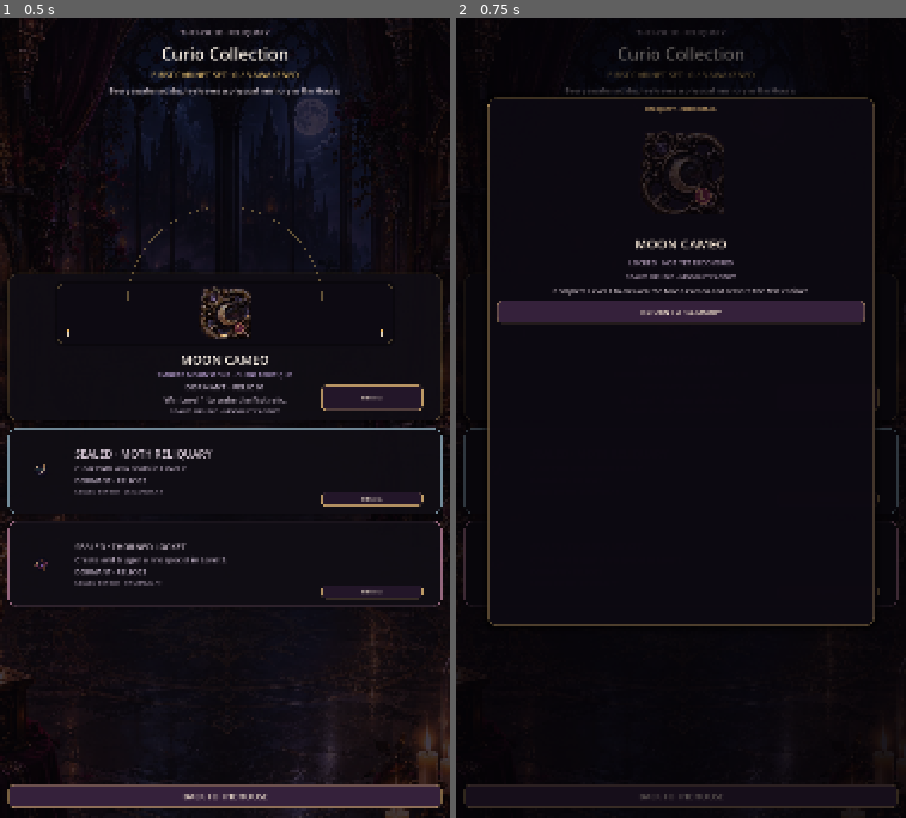
Above: before the commit, frames 1-2 (left to right).
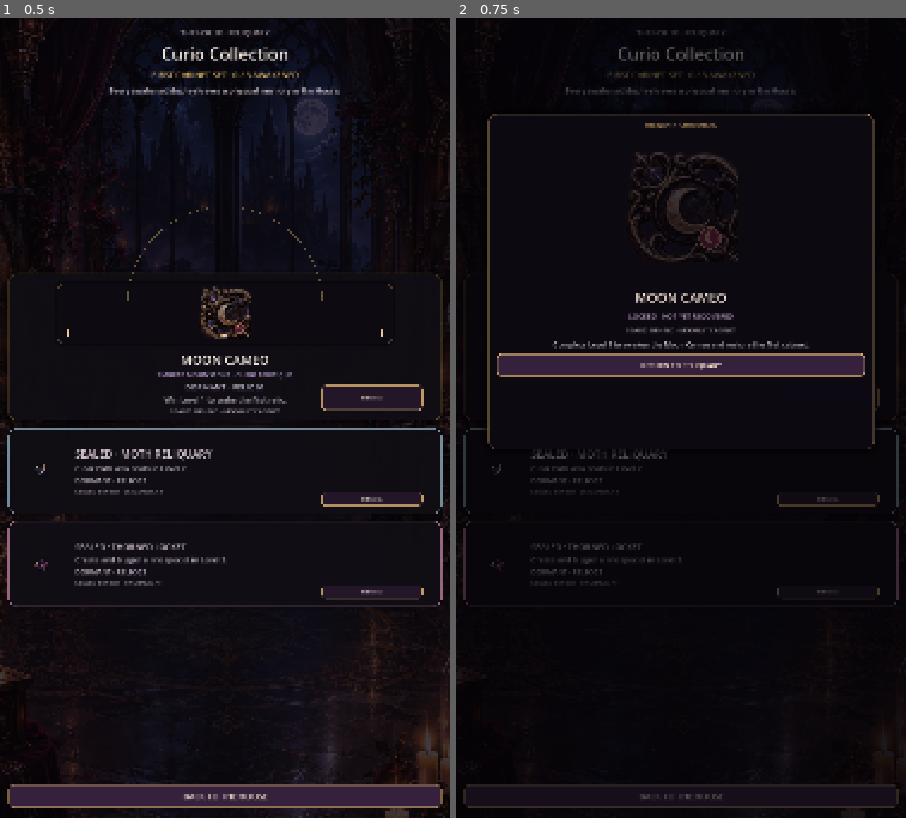
Above: after the commit, the same moments.

Repository: Jay-prodesign/akilta-match3
Game: Godot game, scene res://src/ui/collection/curio_collection.tscn
Two runs of this game, one before a commit and one after it. Both use one fixed random seed, a clock stepped at 60 frames per second and the inputs below. This scene is started directly instead of the project's main scene.
Inputs:
- Up to frame 1 (0.5 s): no input
- Up to frame 2 (0.75 s): click "DETAILS" at 0.5 s

Frame 1 is identical in both runs. In frame 2, 8.0% of the frame differs, in the area x 6-94%, y 9-76%.

Commit message:
Tighten Curio detail around the hero object

Diff:
--- a/src/ui/collection/curio_collection.gd
+++ b/src/ui/collection/curio_collection.gd
@@ -243,8 +243,8 @@
 	card.name = "CurioDetailCard"
 	card.anchor_left = 0.07
 	card.anchor_right = 0.93
-	card.anchor_top = 0.10
-	card.anchor_bottom = 0.76
+	card.anchor_top = 0.12
+	card.anchor_bottom = 0.54
 	var shell := StyleBoxFlat.new()
 	shell.bg_color = Color("#0D0912", 0.965)
 	shell.border_color = Color("#D5AD70", 0.88 if awakened else 0.38)
@@ -273,7 +273,7 @@
 
 	var art := TextureRect.new()
 	art.name = "HeroArt"
-	art.custom_minimum_size = Vector2(0, 270)
+	art.custom_minimum_size = Vector2(0, 360)
 	art.expand_mode = TextureRect.EXPAND_IGNORE_SIZE
 	art.stretch_mode = TextureRect.STRETCH_KEEP_ASPECT_CENTERED
 	art.texture = _detail_texture(curio_id, awakened)
